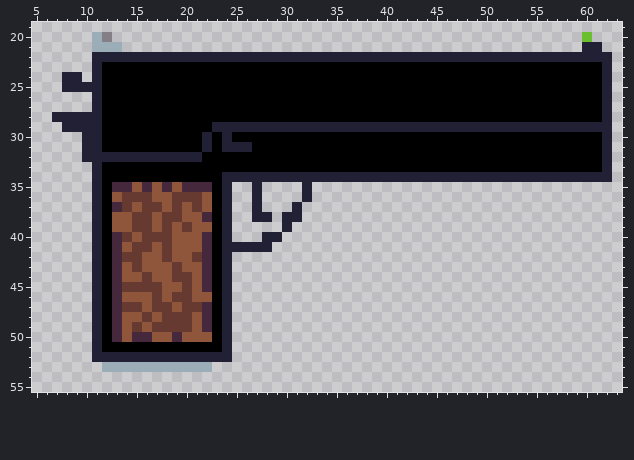
Pixel-art file, stored at data/45_pistol.ase. The first picture shows the starting point.
64x64 pixels, 1 frame. Shown: x 5..63, y 19..55. The old version is drawn lined up with the new one.
Now the later version:
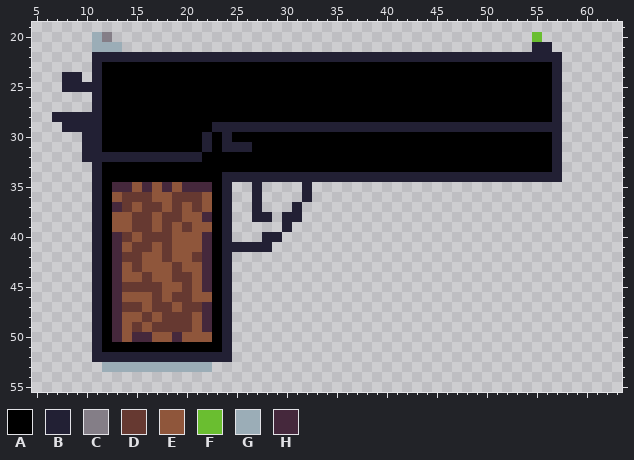
Palette (. is transparent): A #000000  B #222034  C #847e87  D #663931  E #8f563b  F #6abe30  G #9badb7  H #45283c
What changed:
whole drawing moved by +4,-6 (the old picture is shown already moved)
@@ x 53..63 @@
 19 ...........
-20 .......F...
-21 .......BB..
-22 BBBBBBBBBB.
-23 AAAAAAAAAB.
-24 AAAAAAAAAB.
-25 AAAAAAAAAB.
-26 AAAAAAAAAB.
-27 AAAAAAAAAB.
-28 AAAAAAAAAB.
-29 BBBBBBBBBB.
-30 AAAAAAAAAB.
-31 AAAAAAAAAB.
-32 AAAAAAAAAB.
-33 AAAAAAAAAB.
-34 BBBBBBBBBB.
+20 ..F........
+21 ..BB.......
+22 BBBBB......
+23 AAAAB......
+24 AAAAB......
+25 AAAAB......
+26 AAAAB......
+27 AAAAB......
+28 AAAAB......
+29 BBBBB......
+30 AAAAB......
+31 AAAAB......
+32 AAAAB......
+33 AAAAB......
+34 BBBBB......
 35 ...........
Boxes around the changes in both pictures, in picture pixels (x1, y1, x2, y2):
changed: (532, 32, 612, 182)
